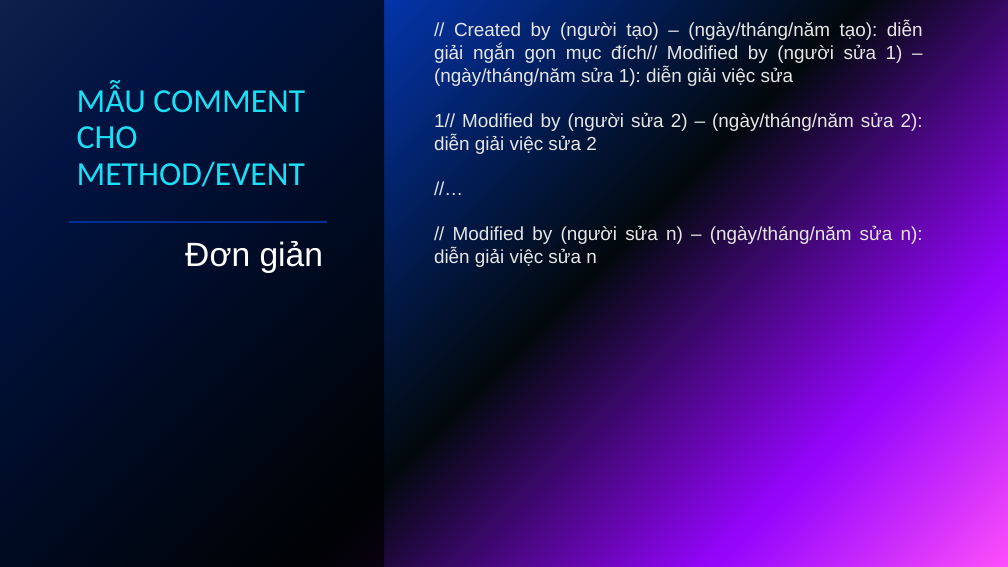
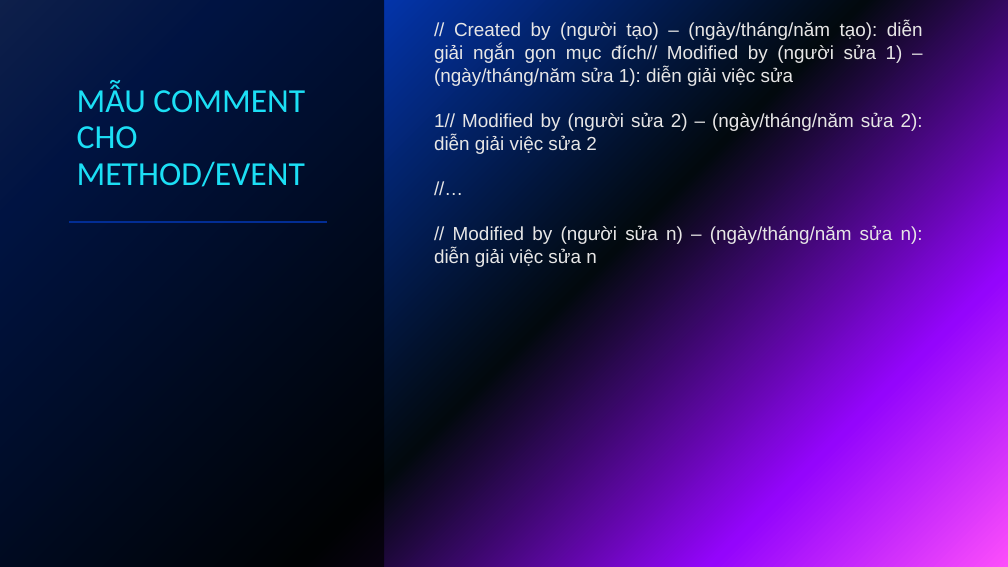
Before and after one commit to haohao0550/CongNghePhanMem, a slide deck: slide 19 of CNPM15_NHOM01_102220014_102220020_Github_CodeStyle_UnitCode.pptx (slide 18 before the commit). Drawn at 1008x567 pixels with LibreOffice and Linux fonts; fonts in the diff are those of the drawing. Boxes give left, top, right and bottom in pixels: in the first picture for what was removed or moved away, otherwise in the second. Text is boxed around its words. In the diff, an @@ line names an element or a change of style, - is before the commit and + after.

```diff
--- a/CNPM15_NHOM01_102220014_102220020_Github_CodeStyle_UnitCode.pptx
+++ b/CNPM15_NHOM01_102220014_102220020_Github_CodeStyle_UnitCode.pptx
@@ text removed at [185, 241, 324, 273] @@
-Đơn giản
```
Also in this commit, not shown: 5 other slides changed, 8 slides added, 15 slides removed.
